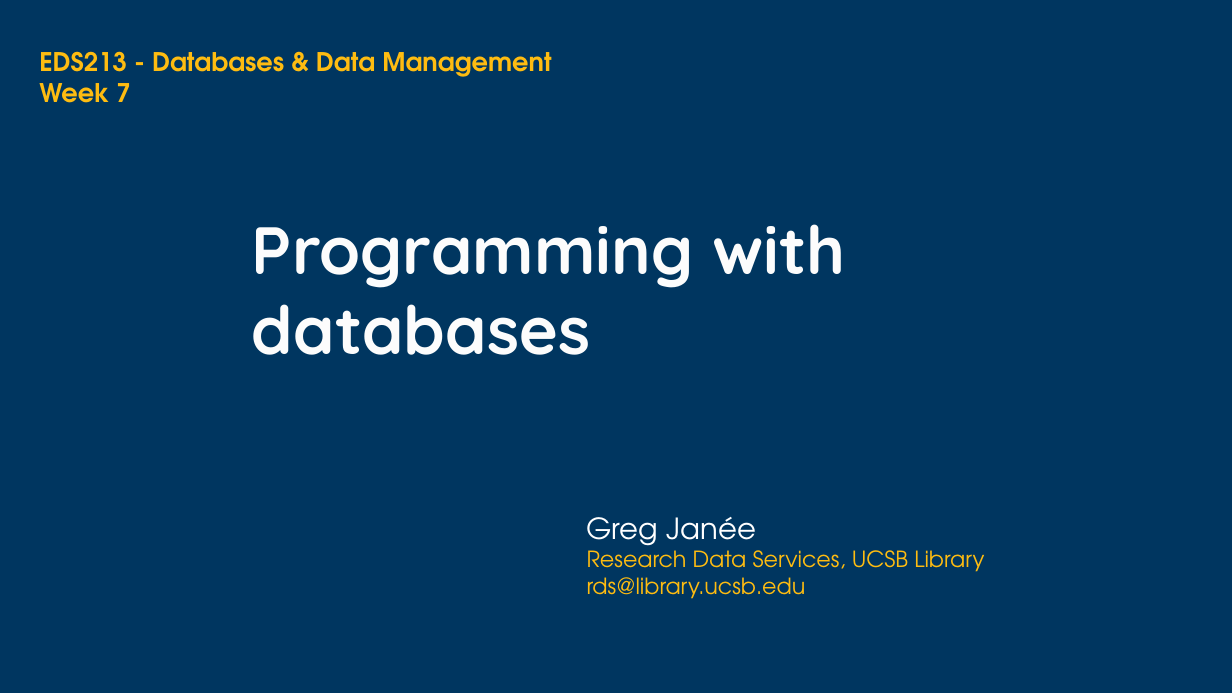
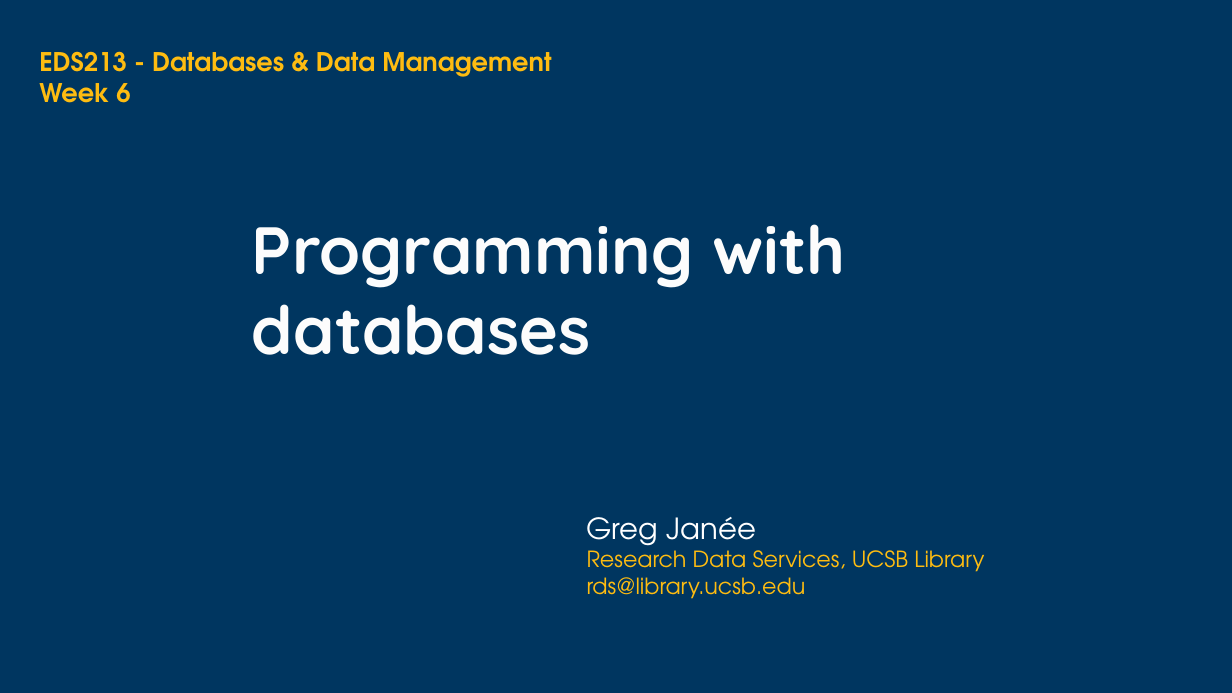
Before and after one commit to UCSB-Library-Research-Data-Services/bren-eds213, a slide deck: slide 1 of modules/week06/slides-06.pptx. Drawn at 1232x693 pixels with LibreOffice and Linux fonts; fonts in the diff are those of the drawing; background and template pictures are left out. Boxes give left, top, right and bottom in pixels: in the first picture for what was removed or moved away, otherwise in the second. Text is boxed around its words. In the diff, an @@ line names an element or a change of style, - is before the commit and + after.

```diff
--- a/modules/week06/slides-06.pptx
+++ b/modules/week06/slides-06.pptx
@@ text at box(39, 83, 130, 103): text changed @@
-Week 7
+Week 6
```
Also in this commit, not shown: 1 other slide changed.
